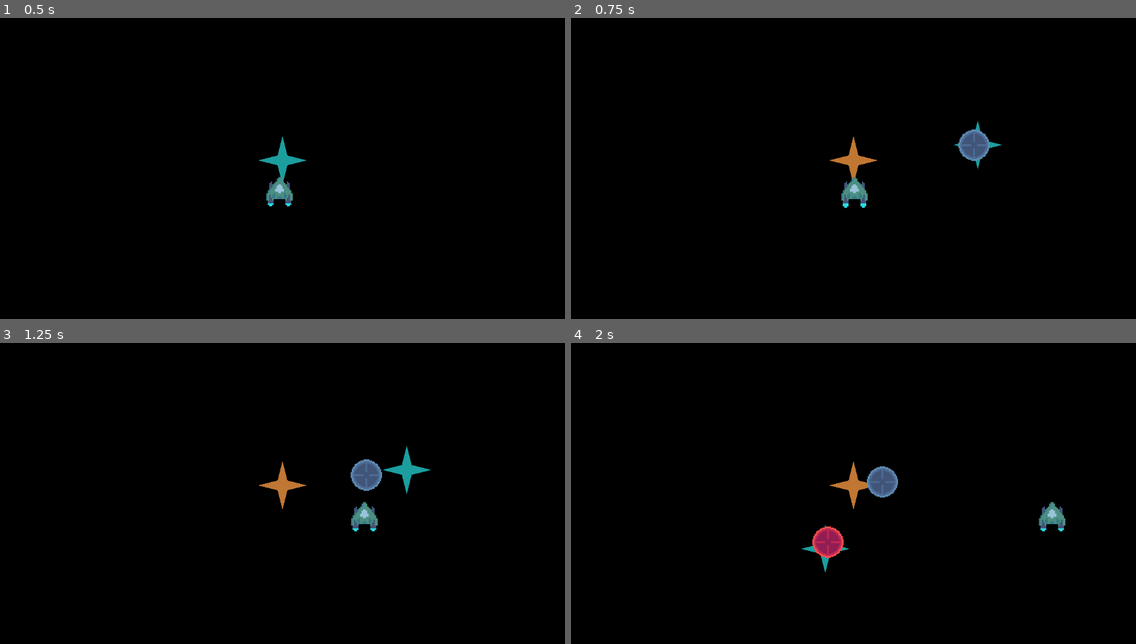
Above: before the commit, frames 1-4 (two rows, left to right).
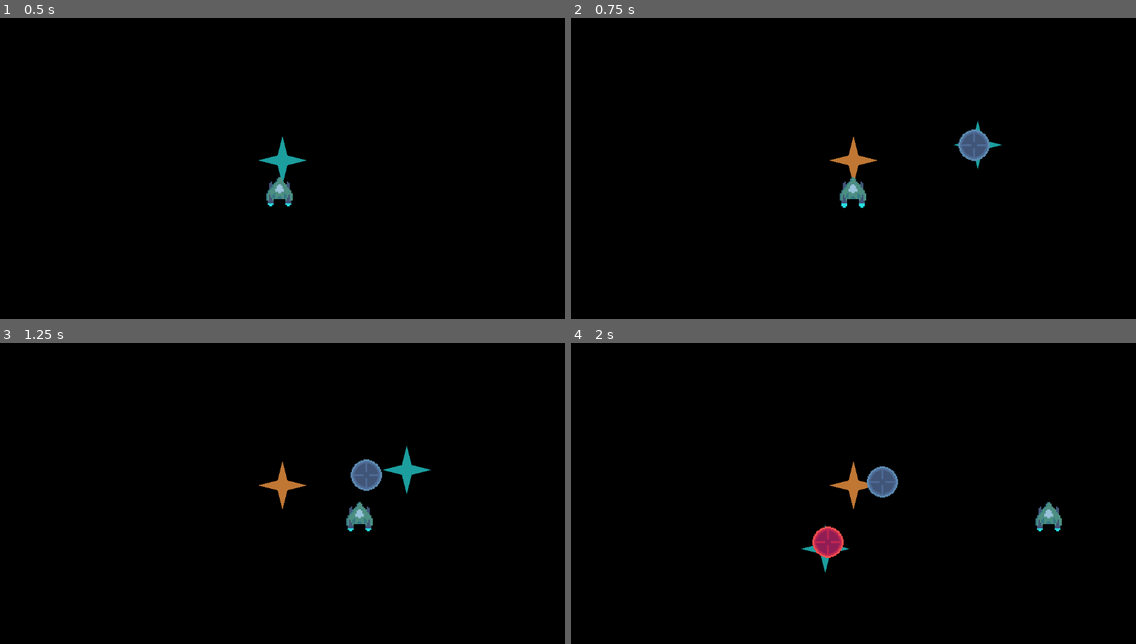
Above: after the commit, the same moments.

Repository: townofdon/godot-physics-test-2d
Game: Godot game, scene res://gameplay.tscn
The game is run twice, just before and just after one commit, with the same random seed, the same clock (stepped at 60 frames per second) and the same inputs.
Inputs (mouse positions are in pixels of both pictures, inside the frame that each line leads up to):
- Up to frame 1 (0.5 s): no input
- Up to frame 2 (0.75 s): move the mouse to (977, 144) at 0.52 s; hold D (right) from 0.53 s (still down); hold Shift (shift) from 0.53 s (still down); click (977, 144) at 0.67 s
- Up to frame 3 (1.25 s): keep holding D (right); keep holding Shift (shift)
- Up to frame 4 (2 s): release D (right) at 1.25 s; release Shift (shift) at 1.25 s; drag from (740, 502) to (825, 547) at 1.27 s

Frame 1 is identical in both runs. In frame 2, 0.1% of the frame differs, in the area x 47-53%, y 52-64%; in frame 3, 0.3%, in the area x 61-67%, y 52-63%; in frame 4, 0.3%.

Commit message:
add motor curve graph

Diff:
--- a/entities/motor.gd
+++ b/entities/motor.gd
@@ -12,6 +12,7 @@
 var mode := Mode.Manual
 var input := Vector2.ZERO # move input
 var destination := Vector2.ZERO # arrival destination
+var velocity := Vector2.ZERO
 var throttle := 0.0
 var top_speed_factor := 0.0
 var accel:SecondOrderDynamics
@@ -23,7 +24,8 @@
 
 ## Call this when the entity collides with something.
 func reset_forces() -> void:
-	accel = SecondOrderDynamics.new(entity.velocity)
+	if entity: velocity = entity.velocity
+	accel = SecondOrderDynamics.new(velocity)
 	spin_accel = SecondOrderDynamics.new(spin_velocity)
 
 # call every _physics_process
@@ -49,16 +51,19 @@
 
 func _ready() -> void:
 	process_priority = -10
+	if entity:
+		assert(entity is Entity)
+		velocity = entity.velocity
 	assert(!!stats, "motor must have Entity as a parent: " + utils.full_name(self))
 	assert(!!stats, "KinematicStats unassigned in " + utils.full_name(self))
 	assert(stats is KinematicStats)
-	assert(entity is Entity)
-	accel = SecondOrderDynamics.new(entity.velocity)
+	accel = SecondOrderDynamics.new(velocity)
 	spin_accel = SecondOrderDynamics.new(spin_velocity)
 
 func _physics_process(delta: float) -> void:
-	if !entity: return
 	if !stats: return
+
+	if entity: velocity = entity.velocity
 
 	# prepare input
 	var arrival: float = 0.0
@@ -72,13 +77,13 @@
 
 	# set throttle based on input
 	if has_input:
-		throttle += lerp(throttle, 1.0, stats.throttle_up_speed)
+		throttle += utils.lerpd(throttle, 1.0, stats.throttle_up_speed, delta)
 	else:
 		throttle -= delta / max(stats.throttle_down_time, 0.01)
 	throttle = clamp(throttle, 0, 1)
 
 	# handle top speed
-	if entity.velocity.length_squared() > stats.speed * stats.speed * 0.9:
+	if velocity.length_squared() > stats.speed * stats.speed * 0.75:
 		top_speed_factor = utils.lerpd(top_speed_factor, 1.0, stats.top_speed_growth, delta)
 	else:
 		top_speed_factor = 0
@@ -86,17 +91,17 @@
 	# calc new velocity
 	var desired_speed:float = lerp(stats.speed, max(stats.speed, stats.top_speed), top_speed_factor)
 	var desired_velocity := throttle * desired_speed * input
-	var momentum = utils.lerpd(entity.velocity, Vector2.ZERO, stats.drag, delta)
+	var momentum = utils.lerpd(velocity, Vector2.ZERO, stats.drag, delta)
 	var momentum_alignment:float = utils.dotnorm(momentum, desired_velocity)
 	if momentum_alignment < 0: momentum_alignment = momentum_alignment * -0.25
 	momentum_alignment = clamp(momentum_alignment, 0.1, 0.85)
 	var sluggishness:Vector2 = lerp(momentum, desired_velocity, momentum_alignment)
 	desired_velocity = lerp(sluggishness, desired_velocity, stats.handling)
-	var v_calc = accel.compute(delta, stats.accel_constants, desired_velocity, entity.velocity)
+	var v_calc = accel.compute(delta, stats.accel_constants, desired_velocity, velocity)
 	if mode == Mode.Manual:
-		entity.velocity = lerp(momentum, v_calc, clamp(input.length() * throttle, 0, 1))
+		velocity = lerp(momentum, v_calc, clamp(input.length() * throttle, 0, 1))
 	elif mode == Mode.Arrive:
-		entity.velocity = v_calc * arrival
+		velocity = v_calc * arrival
 		var has_arrived := arrival <= Constants.EPSILON
 		if has_arrived: mode = Mode.Manual
 
@@ -108,7 +113,11 @@
 		spin_input = sign(angle_error) * inverse_lerp(0, stats.rotation_speed, abs(angle_error))
 		if is_zero_approx(angle_error): spin_target = INF
 	spin_velocity = spin_accel.compute(delta, stats.rotation_constants, spin_input * stats.rotation_speed, spin_velocity)
-	entity.rotate(deg_to_rad(spin_velocity * delta))
+
+	# update entity
+	if entity:
+		entity.rotate(deg_to_rad(spin_velocity * delta))
+		entity.velocity = velocity
 
 	# set state for next frame
 	input = Vector2.ZERO
--- a/resources/kinematics/k_player.tres
+++ b/resources/kinematics/k_player.tres
@@ -8,18 +8,18 @@
 top_speed = 600.0
 top_speed_growth = 1.06
 enforce_cardinality = false
-rotation_speed = 360.0
+rotation_speed = 1440.0
 rotation_accel = 1.0306
 f = 1.1265
 z = 0.691
 r = 0.0
 use_pole_matching = false
-domain = 3.0
+domain = 2.5
 viz = 0
 drag = 0.907
-throttle_up_speed = 0.724
+throttle_up_speed = 3.91
 throttle_down_time = 0.3
-handling = 0.497
+handling = 0.508
 brake_power = 0.0
 arrive_distance = 50.0
 metadata/_custom_type_script = "uid://2x414g40wwmg"
Not shown, changed: addons/kinematics_viz/editor_property.gd
